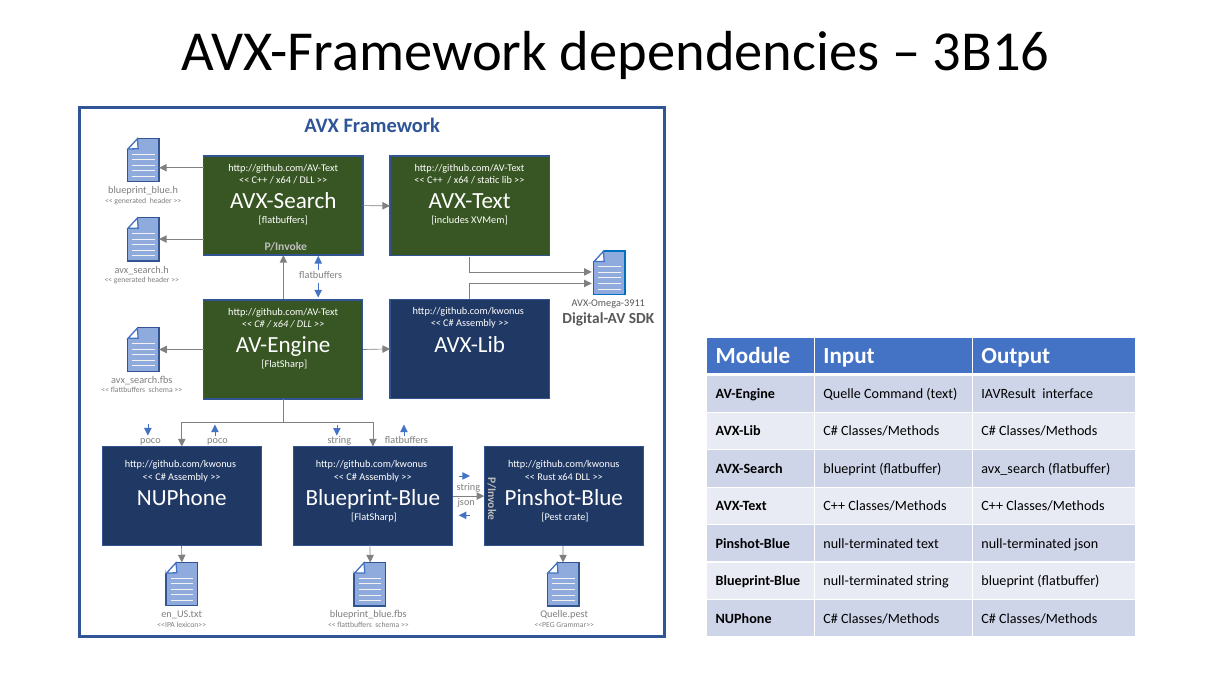
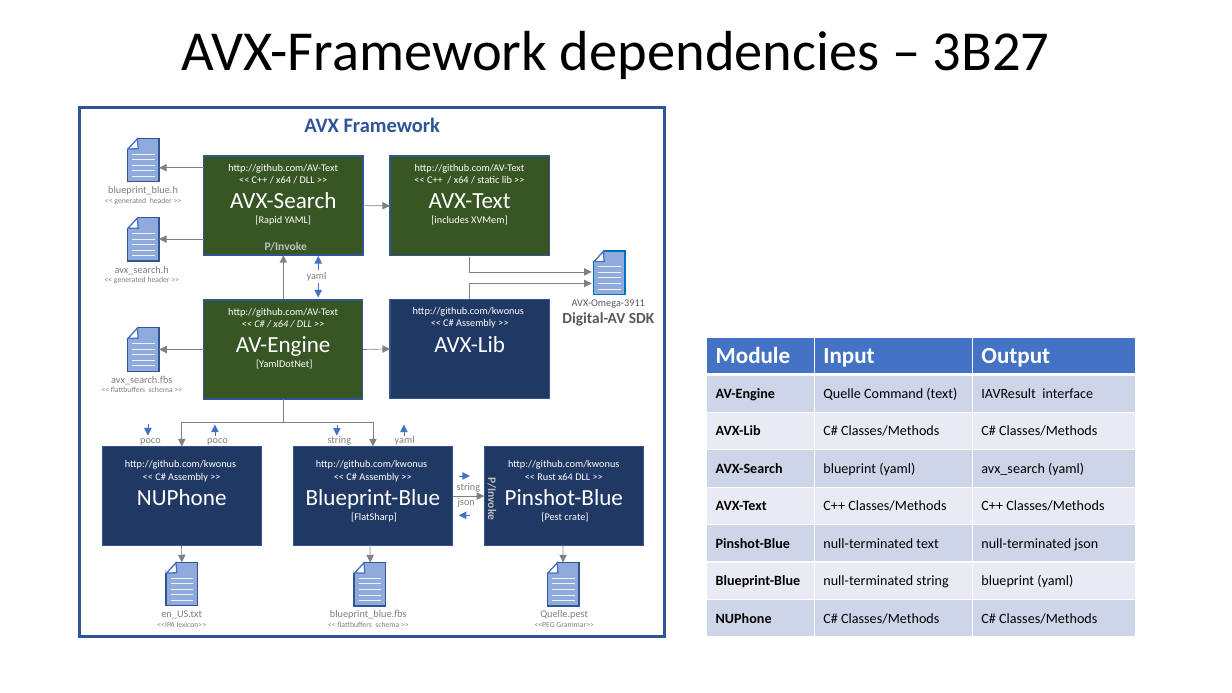
Before and after one commit to AV-Text/AVX, a slide deck: slide 2 of AVXSearch/AVX-Framework.pptx. Drawn at 1232x693 pixels with LibreOffice and Linux fonts; fonts in the diff are those of the drawing. Boxes give left, top, right and bottom in pixels: in the first picture for what was removed or moved away, otherwise in the second. Text is boxed around its words. In the diff, an @@ line names an element or a change of style, - is before the commit and + after.

Commit message:
Design now uses YAML in lieu of flatbuffers: implementation to follow.

```diff
--- a/AVXSearch/AVX-Framework.pptx
+++ b/AVXSearch/AVX-Framework.pptx
@@ title at box(181, 30, 1049, 79): text changed @@
-AVX-Framework dependencies – 3B16
+AVX-Framework dependencies – 3B27
@@ text in rectangle at box(255, 215, 311, 225): text changed @@
-[flatbuffers]
+[Rapid YAML]
@@ text at box(307, 272, 327, 281): text changed @@
-flatbuffers
+yaml
@@ text in rectangle at box(256, 359, 313, 369): text changed @@
-[FlatSharp]
+[YamlDotNet]
@@ table at box(707, 337, 1137, 637) @@
-row 4, column 2: blueprint (flatbuffer)
+row 4, column 2: blueprint (yaml)
-row 4, column 3: avx_search (flatbuffer)
+row 4, column 3: avx_search (yaml)
-row 7, column 3: blueprint (flatbuffer)
+row 7, column 3: blueprint (yaml)
@@ text at box(395, 435, 415, 447): text changed @@
-flatbuffers
+yaml
```
Also in this commit, not shown: 3 other slides changed, 1 slide added, 5 other files.
